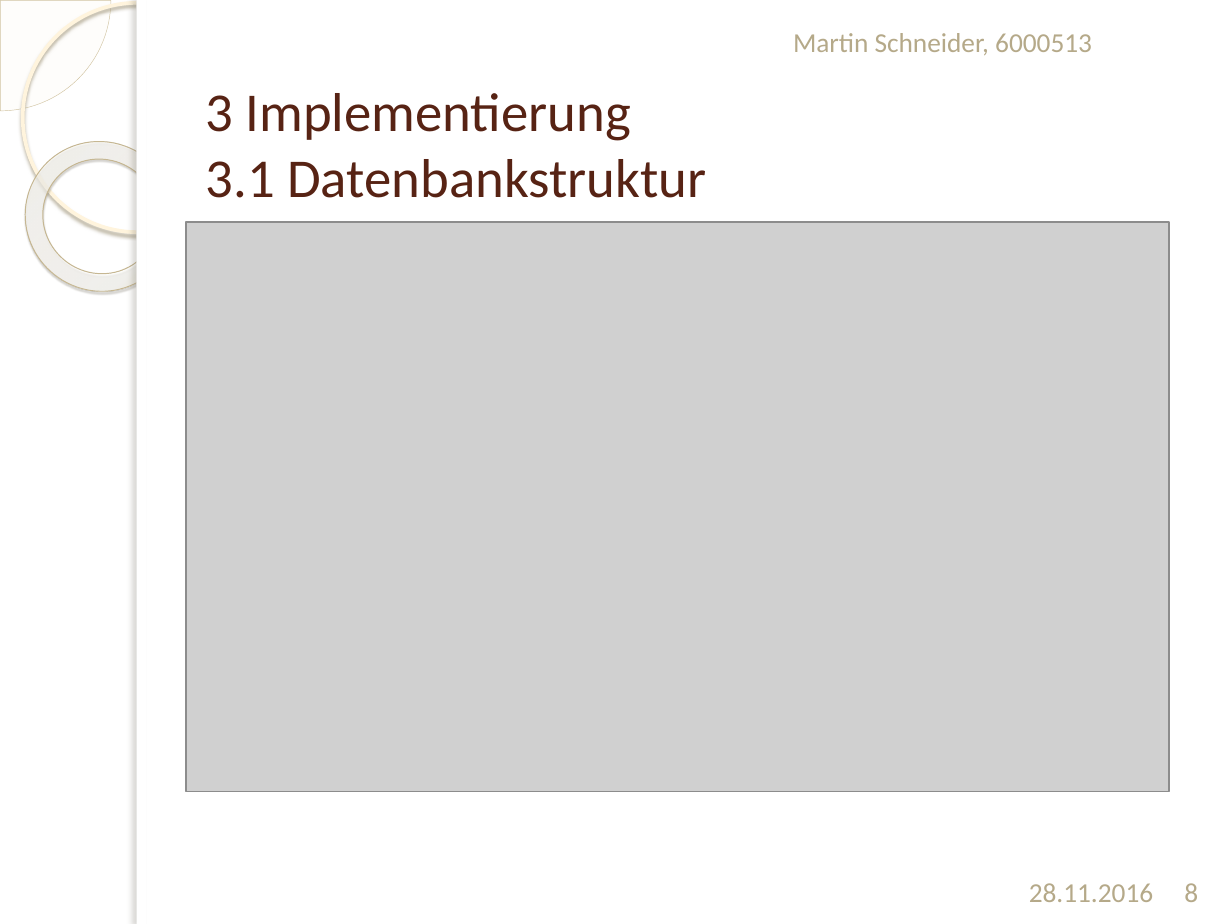
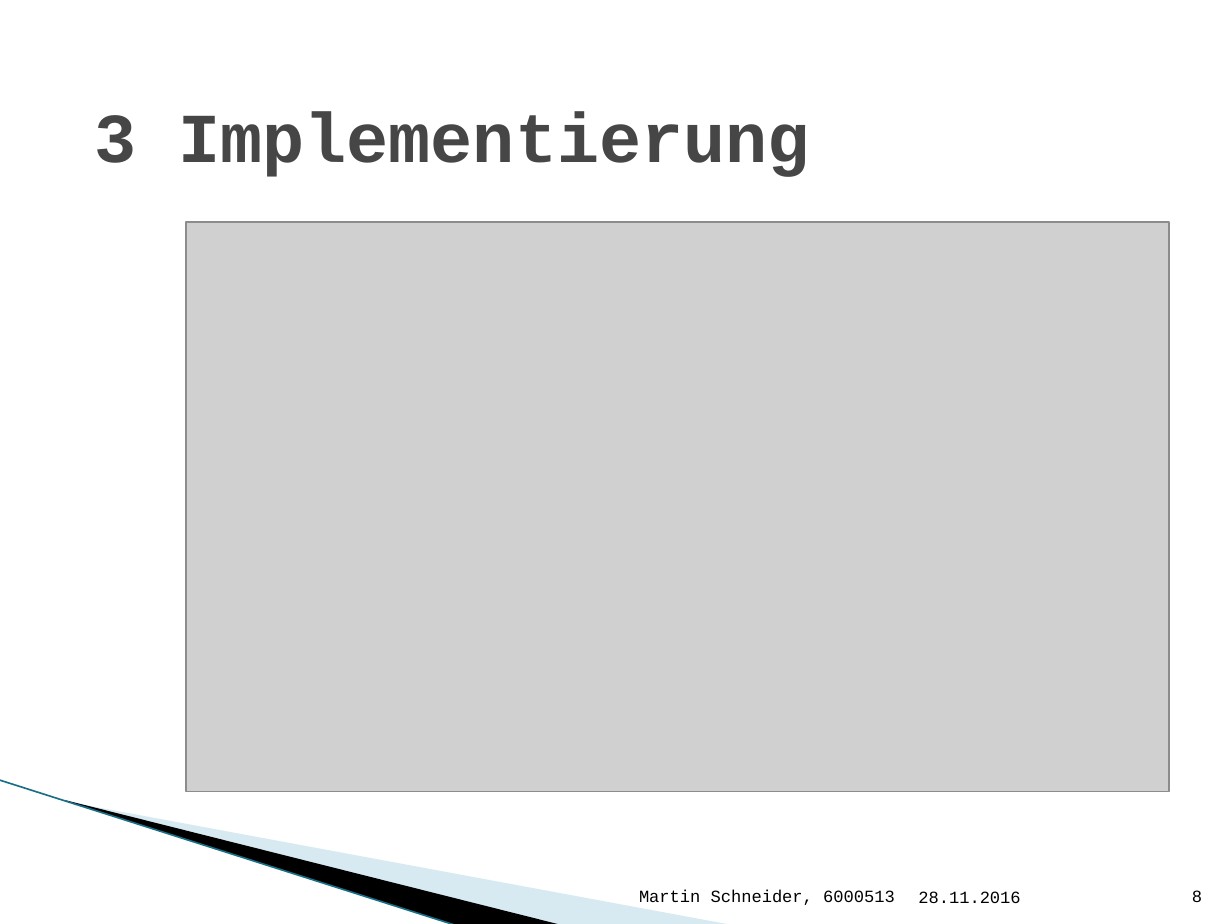
Before and after one commit to Bondzio/Stuff, a slide deck: slide 8 of Bachelor/Präsentation Bachelor.pptx. Drawn at 1232x924 pixels with LibreOffice and Linux fonts; fonts in the diff are those of the drawing; grey boxes stand for pictures; background and template pictures are left out. Boxes give left, top, right and bottom in pixels: in the first picture for what was removed or moved away, otherwise in the second. Text is boxed around its words. In the diff, an @@ line names an element or a change of style, - is before the commit and + after.

```diff
--- a/Bachelor/Präsentation Bachelor.pptx
+++ b/Bachelor/Präsentation Bachelor.pptx
@@ pie slice (boxed as its full ellipse) removed at bbox=[0, 0, 111, 111] @@
@@ ellipse removed at bbox=[22, 2, 251, 232] @@
@@ rectangle removed at bbox=[137, 0, 1232, 920] @@
@@ rectangle removed at bbox=[137, 0, 147, 924] @@
@@ donut removed at bbox=[0, 111, 206, 322] @@
@@ text at bbox=[94, 111, 809, 177]: text changed; size 32 to 41 pt; font Calibri to Courier New; text colour #572314 to #464646; bold on @@
-3 Implementierung
-3.1 Datenbankstruktur
+3 Implementierung
@@ line added from (0, 780) to (457, 924), #97C5D8 0.95 pt @@
@@ freeform shape added at bbox=[65, 800, 563, 924], fill #000000 @@
@@ freeform shape added at bbox=[68, 801, 733, 924], fill #A0CBDC at 40% opacity @@
@@ text "Martin Schneider, 6000513": place and size @@
-text "Martin Schneider, 6000513" at bbox=[793, 33, 1092, 55]
+text "Martin Schneider, 6000513" at bbox=[639, 890, 895, 905]
@@ text "Martin Schneider, 6000513" at bbox=[639, 890, 895, 905]: size 16 to 10 pt, font Calibri to Courier New, text colour #B6A98A to #000000; alignment left to right @@
@@ text "28.11.2016": place and size @@
-text "28.11.2016" at bbox=[1029, 883, 1153, 902]
+text "28.11.2016" at bbox=[918, 891, 1020, 903]
@@ text "28.11.2016" at bbox=[918, 891, 1020, 903]: size 16 to 10 pt, font Calibri to Courier New, text colour #B6A98A to #000000; alignment right to left @@
@@ page number: place and size @@
-page number at bbox=[1184, 883, 1198, 902]
+page number at bbox=[1192, 890, 1202, 902]
@@ page number at bbox=[1192, 890, 1202, 902]: size 16 to 10 pt, font Calibri to Courier New, text colour #B6A98A to #000000; alignment centre to right @@
```
Also in this commit, not shown: 10 other slides changed, 5 other files.
